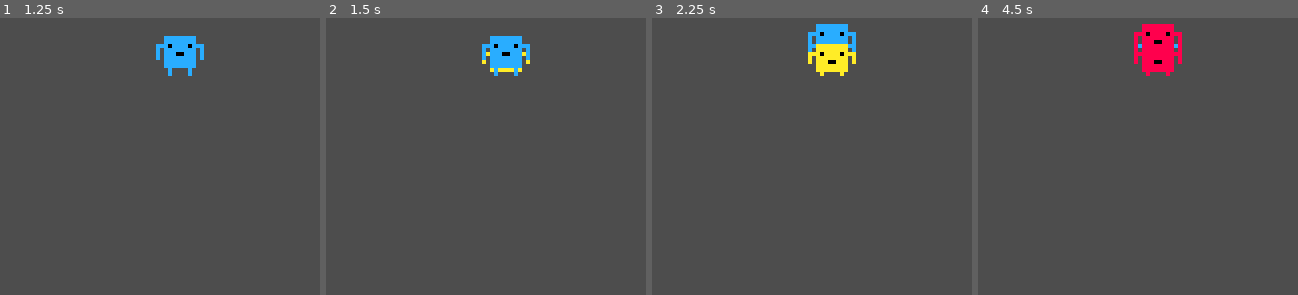
Above: before the commit, frames 1-4 (left to right).
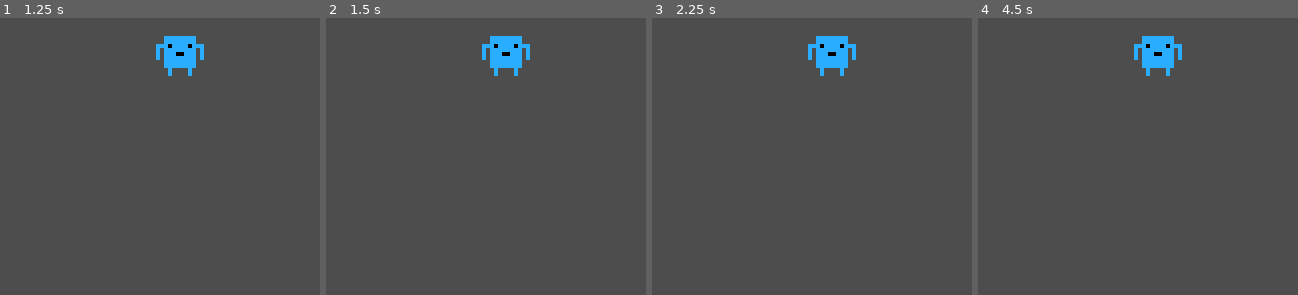
Above: after the commit, the same moments.

Repository: BurrrntToast/ludum-dare-55
Game: Godot game, scene res://scenes/dev stuff/dev_level.tscn
Same seed, same stepped clock (60 frames per second), same inputs: the game is played once before the commit and once after it.
Inputs:
- Up to frame 1 (1.25 s): tap Enter at 0.5 s; hold D (right) from 0.53 s (still down); tap E (summon) at 0.6 s; tap Space (jump) at 0.77 s
- Up to frame 2 (1.5 s): keep holding D (right); tap Space (jump) at 1.25 s; tap E (summon) at 1.35 s
- Up to frame 3 (2.25 s): tap Space (jump) at 1.52 s; tap Enter at 2 s; release D (right) at 2.03 s; hold A (left) from 2.03 s (still down); tap E (summon) at 2.1 s
- Up to frame 4 (4.5 s): tap Space (jump) at 2.75, 3.02, 3.77, 4.25 s; release A (left) at 2.78 s; hold D (right) 2.78-4.28 s; tap E (summon) at 2.85, 3.6, 4.35 s; tap Enter at 3.5 s; hold A (left) from 4.28 s (still down)
The pictures show only the part of the screen within x 50-100%, y 0-50%; the shares and areas given below are measured in that part.

Frame 1 is identical in both runs. In frame 2, 0.2% of the frame differs, in the area x 48-64%, y 12-20%; in frame 3, 1.8%; in frame 4, 2.1%, in the area x 48-64%, y 2-21%.
Error in both runs: Invalid operands 'float' and 'Vector2' in operator '+'. (res://entities/guys/guy.gd:34)

Commit message:
fixed spawning bug
- fixed bug where player wouldn't spawn in correct position

#2

Diff:
--- a/godot-project/scenes/dev stuff/dev_level.gd
+++ b/godot-project/scenes/dev stuff/dev_level.gd
@@ -33,6 +33,8 @@
 	shell_holder.add_child(new_static_guy)
 	new_static_guy.setup(current_guy.guy_id - 1, current_guy.current_colour)
 
+	guy_spawn_pos.global_position = current_guy.global_position
+	guy_spawn_pos.global_position.y = -20
 	current_guy.queue_free()
 	current_guy = null
 
@@ -42,9 +44,3 @@
 	new_guy.global_position = guy_spawn_pos.global_position
 	player_holder.add_child(new_guy)
 	current_guy = new_guy
-
-#
-#func player_summoned():
-	#velocity = Vector2(0, 0)
-	#is_active = false
-	#summon_sound.play()
